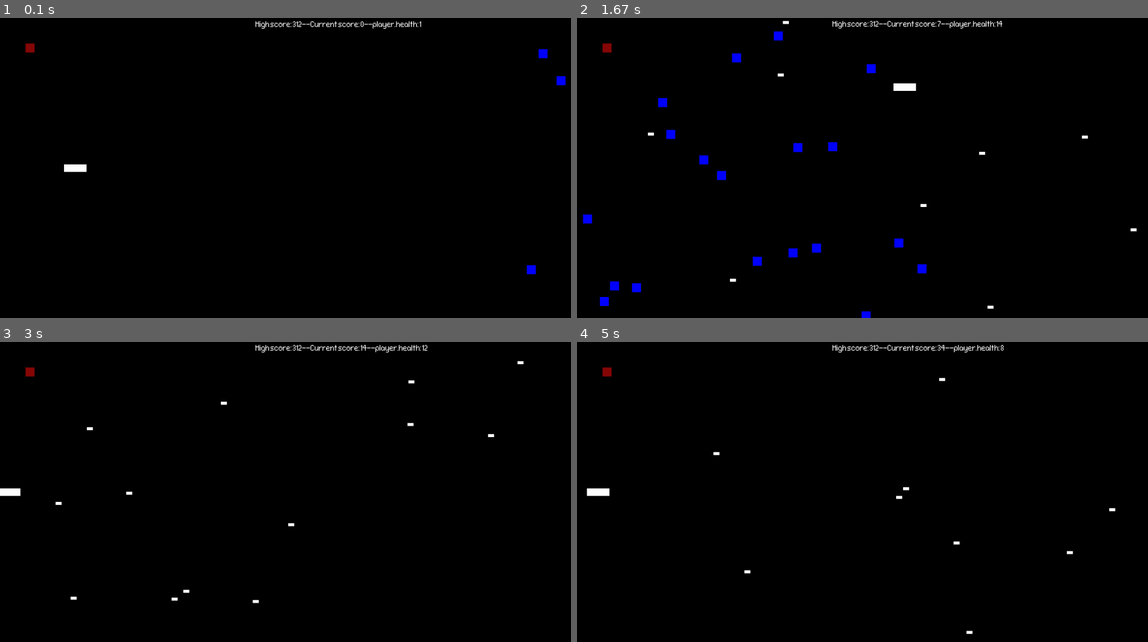
Above: before the commit, frames 1-4 (two rows, left to right).
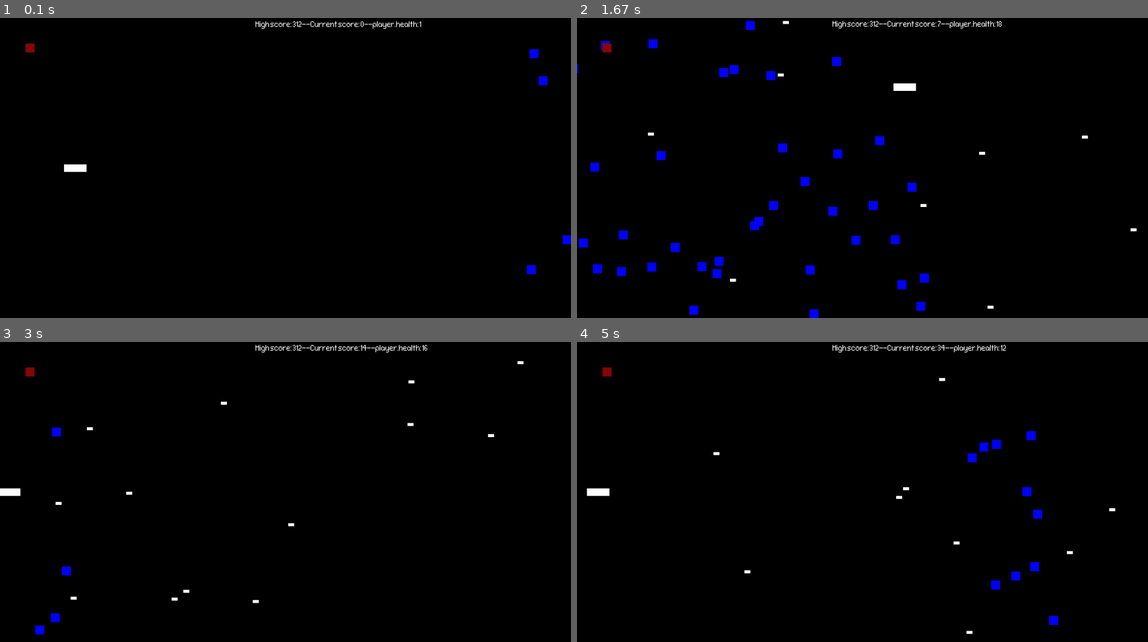
Above: after the commit, the same moments.

Repository: freshJester/pygame-prototypes
Game: pygame game, started from ver2_with_armor.py
Same seed, same stepped clock (60 frames per second), same inputs: the game is played once before the commit and once after it.
Inputs:
- Up to frame 1 (0.1 s): no input
- Up to frame 2 (1.67 s): hold D 0.33-0.8 s; hold W 0.83-1.13 s; hold D 1.17-1.63 s
- Up to frame 3 (3 s): hold A 1.67-2.2 s; hold S 2.23-2.53 s; hold A 2.57-2.97 s
- Up to frame 4 (5 s): hold W 3-3.37 s; hold D 3.4-4.03 s; hold S 4.07-4.43 s; hold A 4.47-4.93 s; hold D from 4.97 s (still down)

The runs differ from the first frame. In frame 1, 0.3% of the frame differs, in the area x 92-100%, y 10-76%; in frame 2, 2.8%, in the area x 0-75%, y 0-100%; in frame 3, 0.2%; in frame 4, 0.5%.

Commit message:
armor now occurs with slightly more regular frequency

Diff:
--- a/ver2_with_armor.py
+++ b/ver2_with_armor.py
@@ -118,6 +118,7 @@
         )
         # self.speed = random.randint(5, 20)
         self.speed = 30
+
     def update(self, player):
         global armor_check
         self.rect.move_ip(-self.speed, 0)
@@ -212,15 +213,13 @@
     #     if type(entity) == armor:
     #         armor_check = True
 
-    if ENEMIES_DEFEATED % 100 == 0 and armor_check == False:
+    if score % 10 == 0:
         # Create the new armor and add it to sprite groups
         new_armor = Armor()
         armors.add(new_armor)
         all_sprites.add(new_armor)
-        armor_check = True
-    else:
-        armor_check = False
-
+
+    # TODO: I think this block is trying to draw health in, the red block(s?) in the top right
     if player.health >= 1:
         new_health = Health(100,100)
         health.add(new_health)
